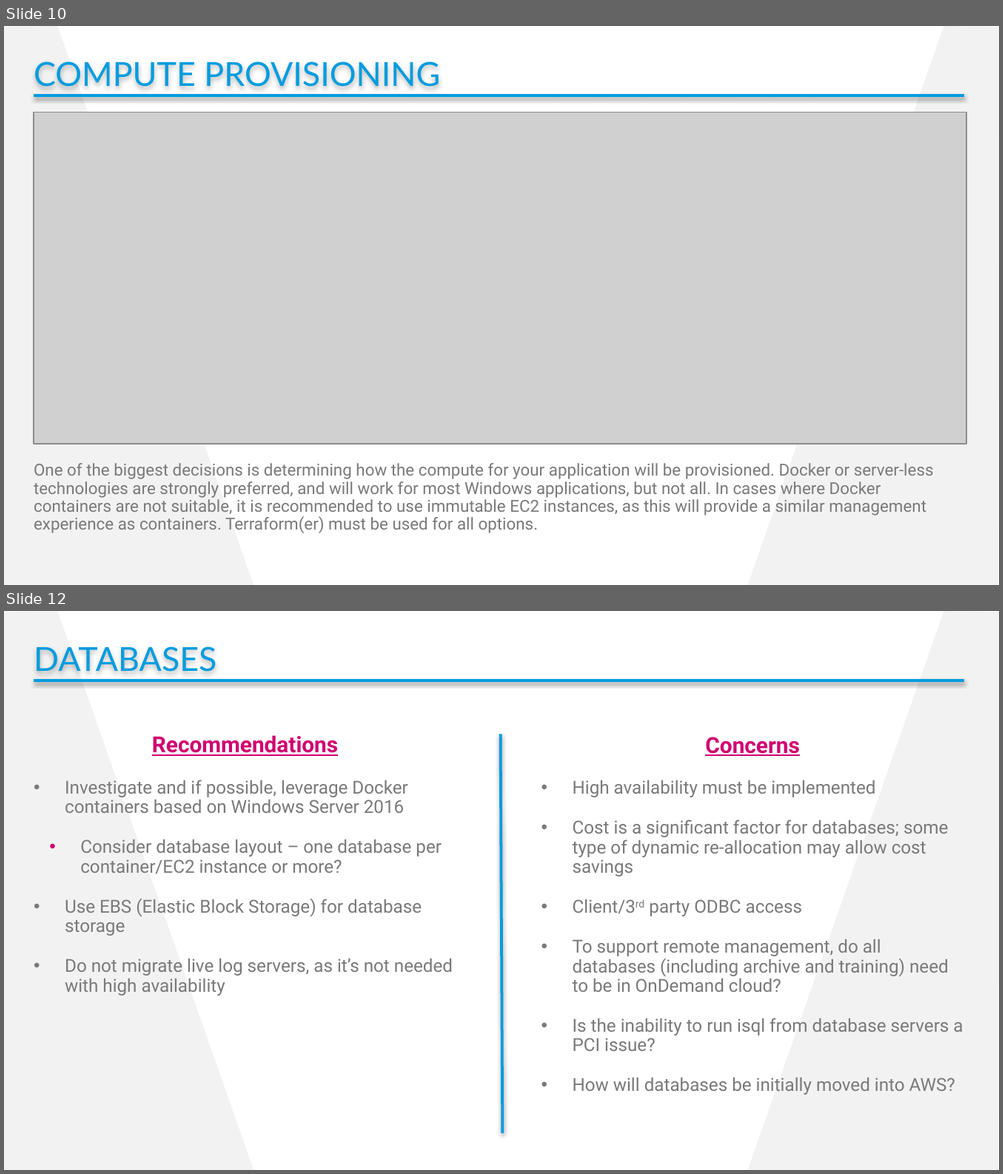
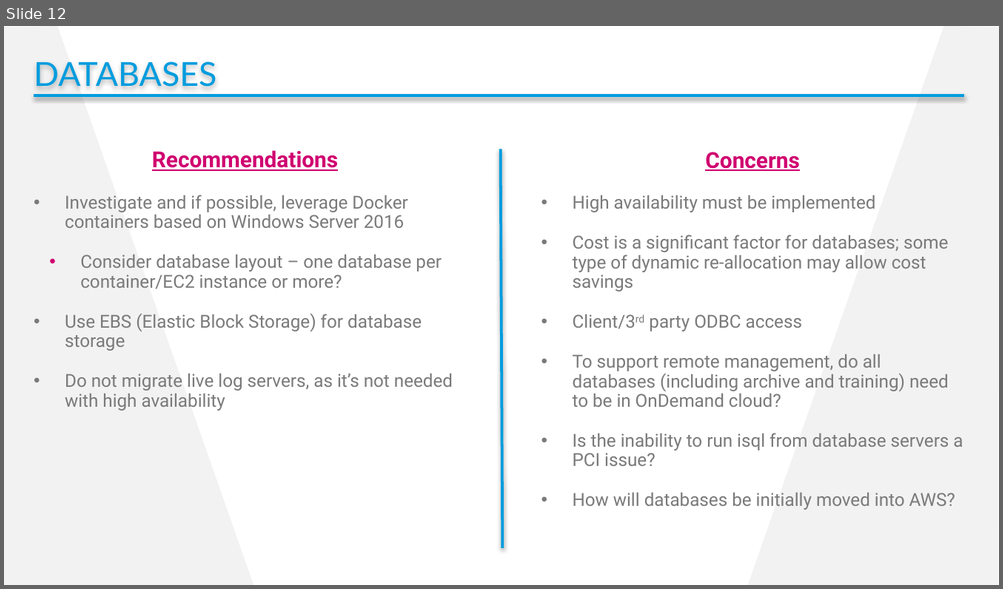
Before and after one commit to cdhunt/pssummit2017-mocking, a slide deck: Summit2017_Mocking.pptx. Shown one above the other, each under a label of ours: slides 10 and 12 before the commit, slide 12 after it; the slides between them are not shown. The pictures are 1003x1174 and 1003x589 pixels, drawn with LibreOffice and Linux fonts; fonts in the diff are those of the drawing; grey boxes stand for pictures; background and template pictures are left out. Boxes give left, top, right and bottom in pixels: in the first picture for what was removed or moved away, otherwise in the second. Text is boxed around its words. In the diff, an @@ line names an element or a change of style, - is before the commit and + after.

```diff
--- a/Summit2017_Mocking.pptx
+++ b/Summit2017_Mocking.pptx
@@ slide 10 removed at [4, 26, 999, 585], background #FFFFFF; not listed: 2 template elements that a slide beside it also shows @@
@@ text removed at [34, 62, 440, 87] @@
-COMPUTE PROVISIONING
@@ line removed from (34, 96) to (964, 96) @@
@@ picture removed at [34, 113, 967, 445] @@
@@ text removed at [34, 463, 933, 534] @@
-One of the biggest decisions is determining how the compute for your application will be provisioned. Docker or server-less technologies are strongly preferred, and will work for most Windows applications, but not all. In cases where Docker containers are not suitable, it is recommended to use immutable EC2 instances, as this will provide a similar management experience as containers. Terraform(er) must be used for all options.
```
Also in this commit, not shown: 2 slides changed, 2 slides added, 1 other slide removed, 4 other files.
